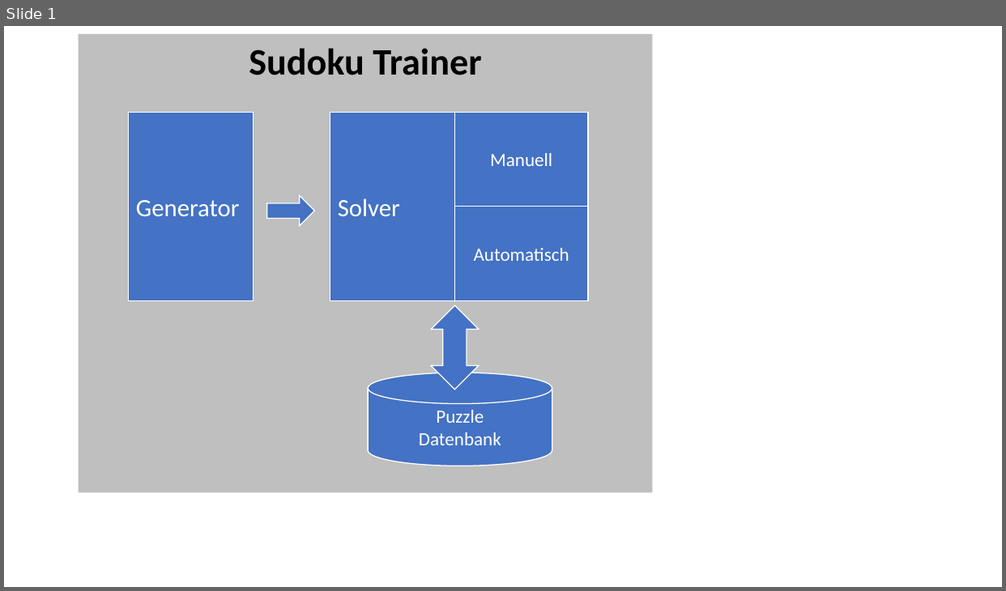
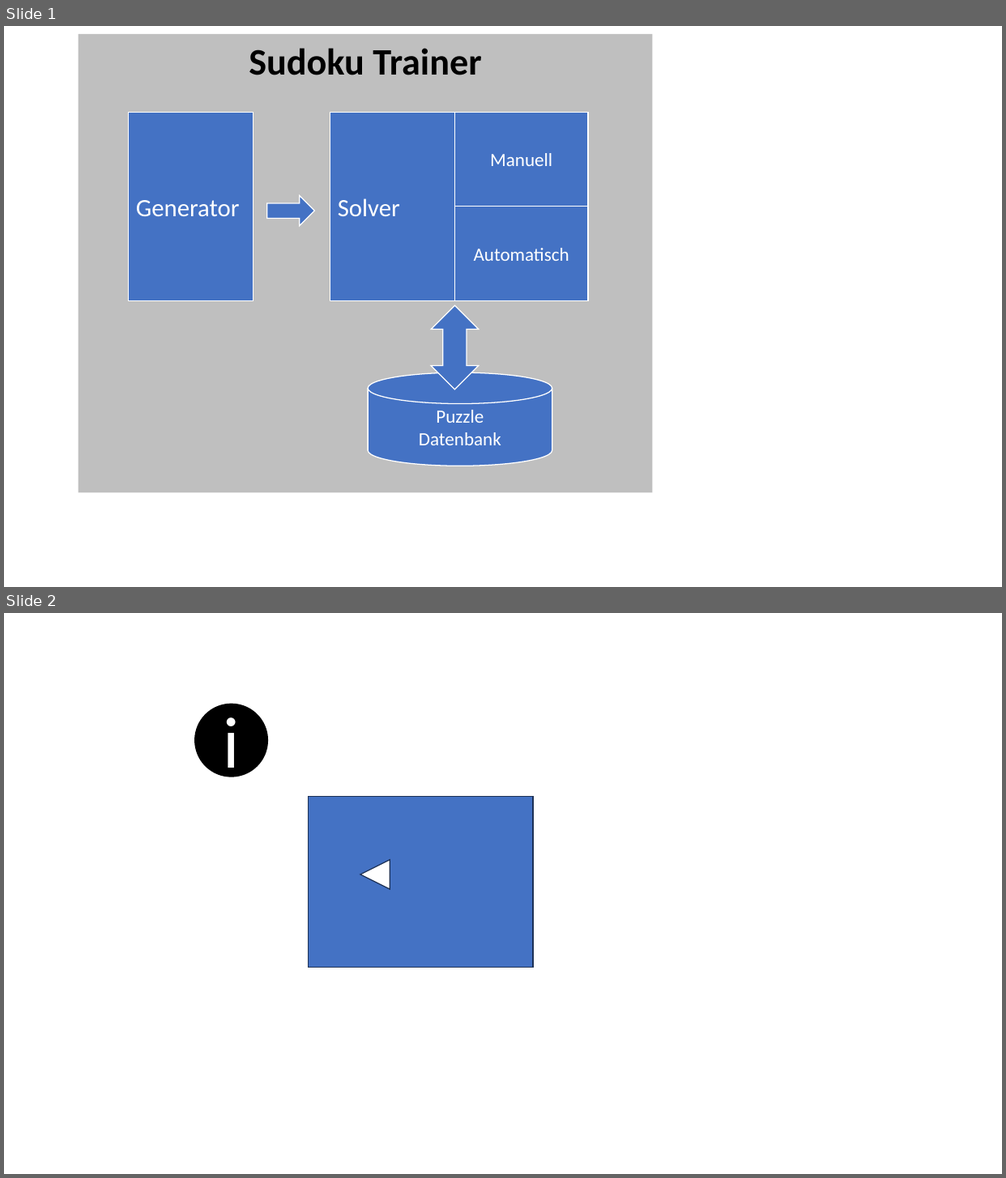
Before and after one commit to HubertBertling/sudokuSolver, a slide deck: Architektur.pptx. Shown one above the other, each under a label of ours: slide 1 before the commit, slides 1 and 2 after it. The pictures are 1006x591 and 1006x1178 pixels, drawn with LibreOffice and Linux fonts; fonts in the diff are those of the drawing. Boxes give left, top, right and bottom in pixels: in the first picture for what was removed or moved away, otherwise in the second. Text is boxed around its words. In the diff, an @@ line names an element or a change of style, - is before the commit and + after.

```diff
--- a/Architektur.pptx
+++ b/Architektur.pptx
@@ slide 2 added at box(4, 613, 1002, 1174), background #FFFFFF @@
@@ ellipse added at box(194, 704, 267, 777), fill #000000, 66 pt, text #FFFFFF @@
+i
@@ rectangle added at box(309, 797, 533, 968), fill #4472C4, outline #1E3256 1 pt @@
@@ triangle added at box(360, 860, 390, 889), fill #FFFFFF, outline #1E3256 1 pt @@
```
Also in this commit, not shown: 1 other slide added, 3 other files.
